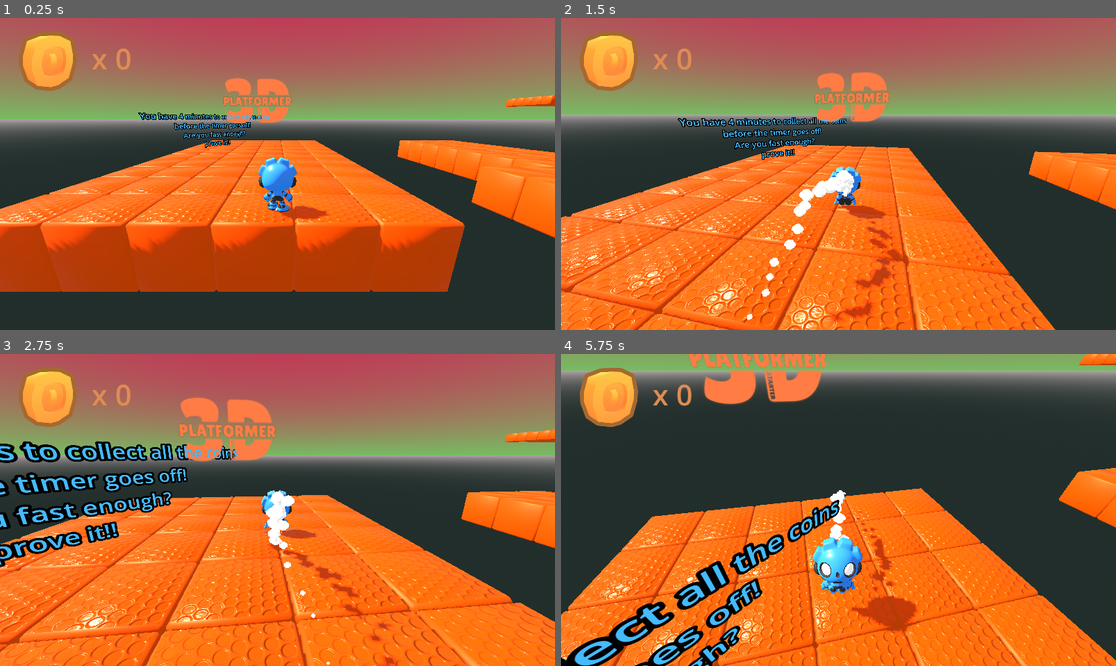
Above: before the commit, frames 1-4 (two rows, left to right).
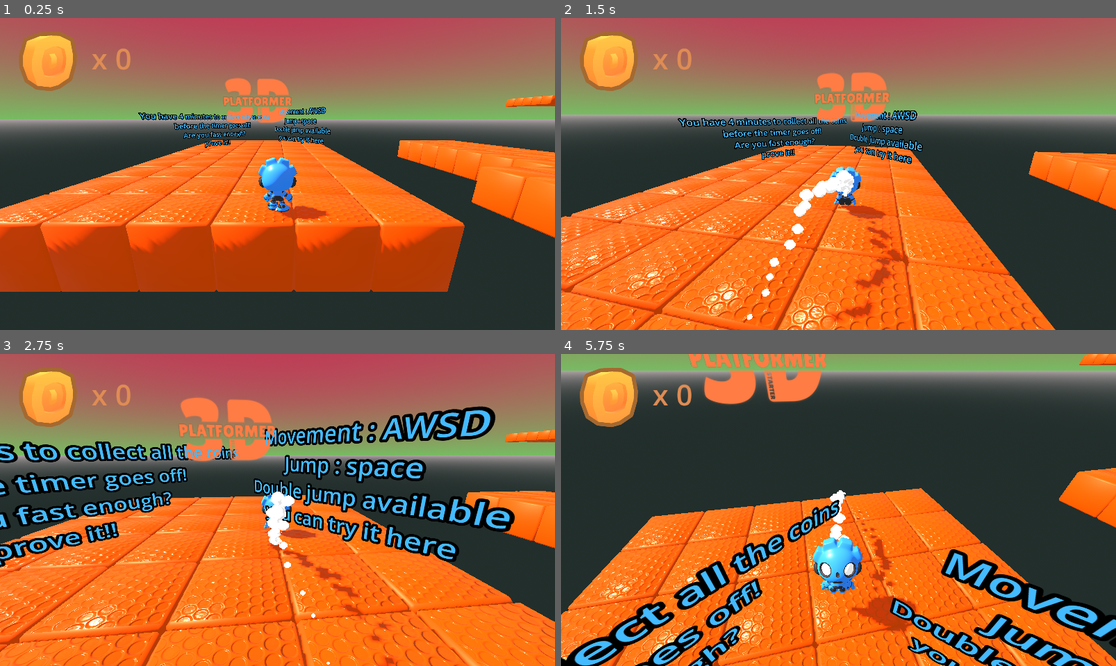
Above: after the commit, the same moments.

Repository: Ehsan-1998/Final-Game-3DPlatformer
Game: Godot game, scene res://Scenes/level_1.tscn
Same seed, same stepped clock (60 frames per second), same inputs: the game is played once before the commit and once after it. The project has no main scene, so this scene is started directly.
Inputs (mouse positions are in pixels of both pictures, inside the frame that each line leads up to):
- Up to frame 1 (0.25 s): no input
- Up to frame 2 (1.5 s): move the mouse to (866, 174) at 0.52 s; hold W (move_forward) from 0.53 s (still down); tap Space (jump) at 0.6, 0.77, 1.07, 1.35 s; move the mouse to (810, 174) at 1.27 s
- Up to frame 3 (2.75 s): keep holding W (move_forward); tap Space (jump) at 1.52, 1.82, 2.1 s; move the mouse to (288, 503) at 2.02 s
- Up to frame 4 (5.75 s): move the mouse to (832, 516) at 2.77 s; tap Space (jump) at 2.85, 3.02, 3.32, 3.6, 3.77, 4.07, 4.35, 4.52, 4.82, 5.1 s; move the mouse to (877, 513) at 3.52 s; tap Escape (mouse_visible) at 4.15 s; move the mouse to (672, 463) at 4.27 s; release W (move_forward) at 4.28 s; hold A (move_left) 4.28-5.03 s; move the mouse to (866, 510) at 5.02 s; hold S (move_back) from 5.03 s (still down)

The runs differ from the first frame. In frame 1, 0.5% of the frame differs, in the area x 49-60%, y 28-41%; in frame 2, 0.8%; in frame 3, 8.2%, in the area x 45-93%, y 16-67%; in frame 4, 5.3%.

Commit message:
added the background music

Diff:
--- a/3d-platformer/Scenes/level_1.tscn
+++ b/3d-platformer/Scenes/level_1.tscn
@@ -8,6 +8,7 @@
 [ext_resource type="Texture2D" uid="uid://da1g26r6l7ha" path="res://Assets/coin.png" id="6_evi0p"]
 [ext_resource type="Script" uid="uid://cjov54tpuhx5w" path="res://Scripts/GameUI.gd" id="6_lsmp6"]
 [ext_resource type="Script" uid="uid://mx8q1jw1q1qa" path="res://Scripts/FallingZone.gd" id="6_xrdnt"]
+[ext_resource type="AudioStream" uid="uid://bjtplp6ukf2cm" path="res://Assets/SFX/dragon-studio-clock-ticking-sfx-467486.mp3" id="9_wrinw"]
 
 [sub_resource type="ProceduralSkyMaterial" id="ProceduralSkyMaterial_evi0p"]
 sky_top_color = Color(0.79183596, 0.1582165, 0.3317967, 1)
@@ -54,9 +55,6 @@
 [node name="Square3" parent="Blocks" instance=ExtResource("1_vk57k")]
 transform = Transform3D(1, 0, 0, 0, 1, 0, 0, 0, 1, -2.7720172, -0.106513605, 1.3861676)
 
-[node name="Coin" parent="." instance=ExtResource("5_6444e")]
-transform = Transform3D(1, 0, 0, 0, 1, 0, 0, 0, 1, -2, 1, 2)
-
 [node name="WorldEnvironment" type="WorldEnvironment" parent="."]
 environment = SubResource("Environment_xrdnt")
 
@@ -100,6 +98,18 @@
 font_size = 100
 outline_size = 40
 
+[node name="InstuctionLabel" type="Label3D" parent="Features"]
+transform = Transform3D(0.7135807, 0, -0.7005731, 0, 1, 0, 0.7005731, 0, 0.7135807, -16.720898, 1.9103291, -7.7819986)
+modulate = Color(0.26999998, 0.7323334, 1, 1)
+text = "Movement : AWSD
+   Jump : space
+Double jump available
+      you can try it here
+"
+font = SubResource("SystemFont_xrdnt")
+font_size = 100
+outline_size = 40
+
 [node name="CanvasLayer" type="CanvasLayer" parent="."]
 
 [node name="GameUI" type="Control" parent="CanvasLayer"]
@@ -128,4 +138,33 @@
 text = "x 1"
 label_settings = SubResource("LabelSettings_xrdnt")
 
+[node name="WinLabel" type="Label" parent="CanvasLayer/GameUI"]
+layout_mode = 0
+offset_left = 373.0
+offset_top = 287.0
+offset_right = 776.0
+offset_bottom = 370.0
+text = "Hey There"
+label_settings = SubResource("LabelSettings_xrdnt")
+
+[node name="TimerLabel" type="Label" parent="CanvasLayer/GameUI"]
+layout_mode = 0
+offset_left = 886.0
+offset_top = 32.0
+offset_right = 1147.0
+offset_bottom = 115.0
+label_settings = SubResource("LabelSettings_xrdnt")
+
+[node name="Node3D" type="Node3D" parent="."]
+
+[node name="Coin" parent="Node3D" groups=["Coin"] instance=ExtResource("5_6444e")]
+transform = Transform3D(1, 0, 0, 0, 1, 0, 0, 0, 1, -2, 1, 2)
+
+[node name="Coin2" parent="Node3D" groups=["Coin"] instance=ExtResource("5_6444e")]
+transform = Transform3D(1, 0, 0, 0, 1, 0, 0, 0, 1, 19.59507, 2.8094811, 0.4174142)
+
+[node name="ActionMusic" type="AudioStreamPlayer" parent="."]
+stream = ExtResource("9_wrinw")
+volume_db = 7.0
+
 [connection signal="body_entered" from="Features/FallingZone" to="Features/FallingZone" method="_on_body_entered"]
--- a/3d-platformer/Scripts/GameManager.gd
+++ b/3d-platformer/Scripts/GameManager.gd
@@ -1,18 +1,70 @@
-extends Node3D
+extends Node
 
-# ---------- VARIABLES ---------- #
+var score := 0
+var total_coins := 0
 
-var score = 0
+var time_left := 20.0
+var timer_started := false
+var game_over := false
 
-# ---------- FUNCTIONS ---------- #
+var win_label: Label
+var timer_label: Label
+var action_music: AudioStreamPlayer
 
-func _process(_delta):
+func _ready():
+	await get_tree().process_frame
+	action_music = get_tree().current_scene.get_node("ActionMusic")
+
+	win_label = get_tree().current_scene.get_node("CanvasLayer/GameUI/WinLabel")
+	timer_label = get_tree().current_scene.get_node("CanvasLayer/GameUI/TimerLabel")
+
+	total_coins = get_tree().get_nodes_in_group("Coin").size()
+
+
+	win_label.visible = false
+	timer_label.visible = false
+	timer_label.text = "Time: 20"
+
+func _process(delta):
 	show_mouse_cursor()
 
-# Making Cursor visible using "mouse_visible" key which is assigned in Project Settings > Input Map
+	if timer_started and not game_over:
+		time_left -= delta
+		timer_label.text = "Time: " + str(int(time_left))
+
+		if time_left <= 0:
+			lose_game()
+
 func show_mouse_cursor():
 	if Input.is_action_just_pressed("mouse_visible"):
 		Input.set_mouse_mode(Input.MOUSE_MODE_VISIBLE)
 
 func add_score():
+	if game_over:
+		return
+
+	if not timer_started:
+		timer_started = true
+		timer_label.visible = true
+		action_music.play()
+
 	score += 1
+
+	if score >= total_coins:
+		win_game()
+
+func win_game():
+	game_over = true
+	timer_started = false
+	win_label.text = "You are fast! You won!"
+	win_label.visible = true
+	action_music.stop()
+	timer_label.visible = false
+
+
+func lose_game():
+	game_over = true
+	win_label.text = "Time is over! You lost coins!"
+	win_label.visible = true
+	timer_label.visible = false
+	action_music.stop()
Not shown, added: 3d-platformer/Assets/SFX/dragon-studio-clock-ticking-sfx-467486.mp3.import
Not shown: 1 places in 3d-platformer/Scenes/level_1.tscn that only renumber resources
Not shown, added: 3d-platformer/Assets/SFX/dragon-studio-clock-ticking-sfx-467486.mp3
